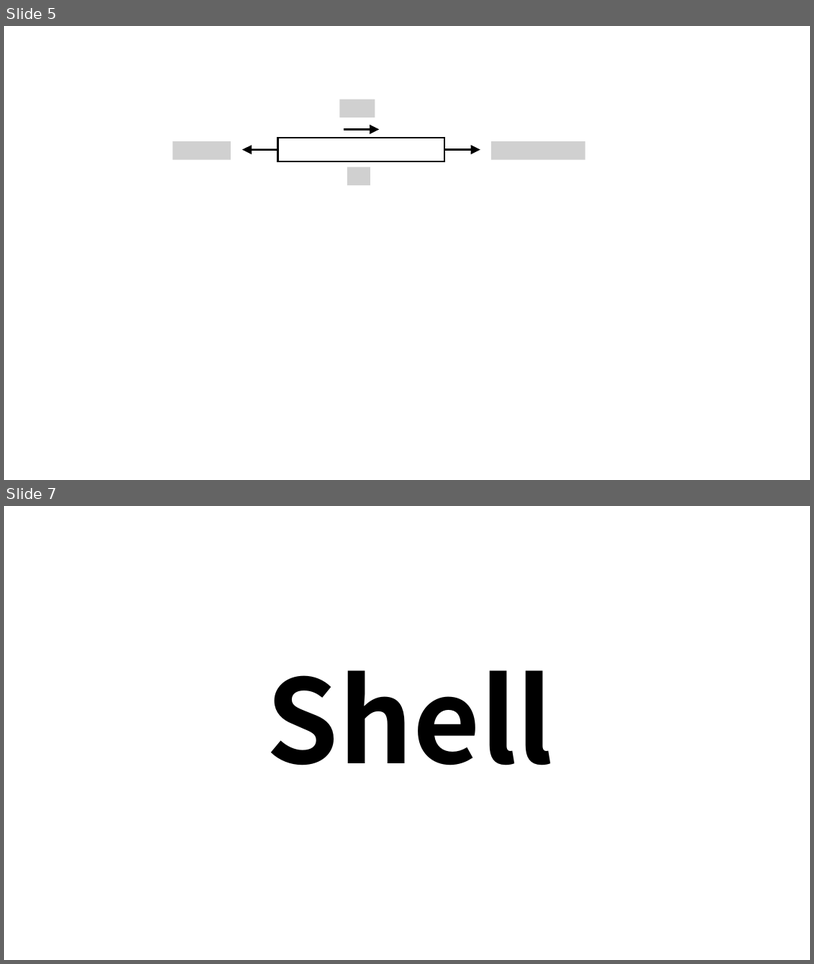
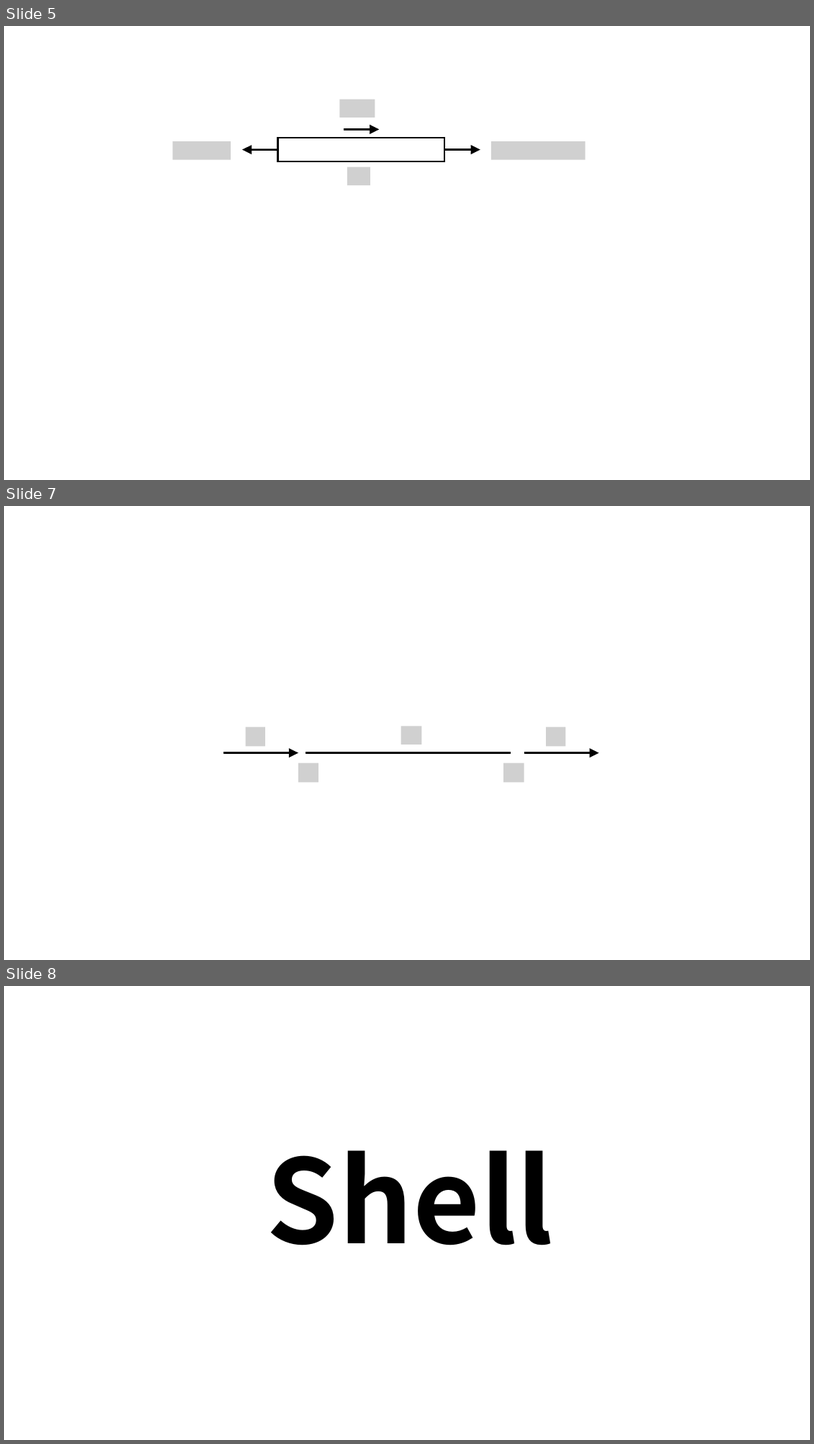
Before and after one commit to kms0523/Study, a slide deck: 그림.pptx. Shown one above the other, each under a label of ours: slides 5 and 7 before the commit, slides 5, 7 and 8 after it; the slides between them are not shown. The pictures are 814x964 and 814x1444 pixels, drawn with LibreOffice and Linux fonts; fonts in the diff are those of the drawing; grey boxes stand for pictures. Boxes give left, top, right and bottom in pixels: in the first picture for what was removed or moved away, otherwise in the second. Text is boxed around its words. In the diff, an @@ line names an element or a change of style, - is before the commit and + after.

```diff
--- a/그림.pptx
+++ b/그림.pptx
@@ slide 7 added at <box>4,506,810,960</box>, background #FFFFFF @@
@@ picture added at <box>246,727,265,746</box> @@
@@ picture added at <box>401,726,422,744</box> @@
@@ picture added at <box>547,727,566,746</box> @@
@@ arrow added from (224, 753) to (298, 753), #000000 2.25 pt @@
@@ picture added at <box>298,763,319,782</box> @@
@@ line added from (306, 753) to (511, 753), #000000 3 pt @@
@@ picture added at <box>504,763,525,782</box> @@
@@ arrow added from (525, 753) to (599, 753), #000000 2.25 pt @@
@@ what was slide 7 is now slide 8 @@
```
Also in this commit, not shown: 1 slide changed, 1 other slide added, 1 slide removed, 12 other files.
